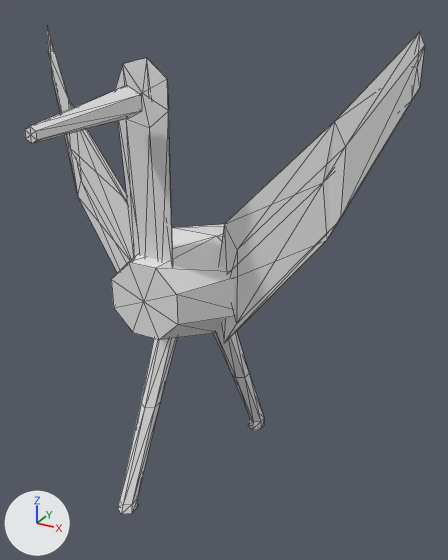
Two versions of the OBJ model data/animals/guara/walk/2.obj, one commit apart.
One viewpoint serves both versions: a camera (50 mm lens) standing at (0.673, -1.089, 1.069) and looking at (0.067, 0.012, 0.518). The axes (+X, +Y, +Z) are drawn at lower left. The lights are the same throughout. The older version comes first. Mesh edges are drawn as thin lines. Where no turn or scale is listed for an object, it has been applied to the vertices.

The scene before the commit, as lines of its bpy script (objects in view):
```python
me_guara_walk_2 = bpy.data.meshes.new('guara_walk_2')
me_guara_walk_2.from_pydata(...)  # 156 vertices, 280 faces; spans x -0.43..0.428, y -0.455..0.402, z 0.0..1.031
ob_guara_walk_2 = bpy.data.objects.new('guara_walk_2', me_guara_walk_2)
ob_guara_walk_2.location = (0.0, 0.0, 0.0)
```
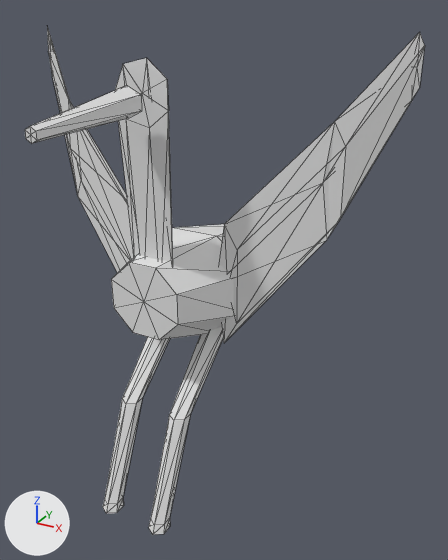
The newer file is also turned or shifted as a whole; pictures and numbers use the older file's frame.

What changed in the scene script:
```text
Change me_guara_walk_2:
    used by ob_guara_walk_2; location = (0.0, 0.0, 0.0)
    remove me_guara_walk_2.from_pydata(...)  # 156 vertices, 280 faces; spans x -0.43..0.428, y -0.455..0.402, z 0.0..1.031
    add me_guara_walk_2.from_pydata(...)  # 156 vertices, 280 faces; spans x -0.43..0.428, y -0.455..0.402, z 0.044..1.031
    me_guara_walk_2 part 1: all 13 vertices in x 0.042..0.082, y 0.182..0.234, z 0.0..0.02 are moved by (0.0, -0.475, 0.044)
    me_guara_walk_2 part 2: all 6 vertices in x 0.043..0.081, y 0.082..0.13, z 0.224 are moved by (0.0, -0.279, 0.052)
    me_guara_walk_2 part 3: all 6 vertices in x -0.081..-0.043, y -0.13..-0.082, z 0.224 are moved by (0.0, -0.067, 0.052)
    me_guara_walk_2 part 4: all 13 vertices in x -0.082..-0.042, y -0.242..-0.19, z 0.0..0.02 are moved by (0.0, -0.05, 0.044)
```

Pixel boxes [x1, y1, x2, y2] of what changed, in the pictures (448 x 560 px; the box of a moved part takes in the faces that stretch with it):
'guara_walk_2', reshaped: before [25, 27, 425, 514]; after [25, 27, 425, 534]
part 1 of me_guara_walk_2, moved or reshaped: before [248, 419, 264, 430]; after [149, 518, 170, 534]
part 2 of me_guara_walk_2, moved or reshaped: before [213, 328, 264, 422]; after [151, 327, 223, 525]
part 3 of me_guara_walk_2, moved or reshaped: before [120, 338, 177, 505]; after [105, 337, 170, 504]
part 4 of me_guara_walk_2, moved or reshaped: before [118, 499, 138, 514]; after [103, 498, 124, 513]
